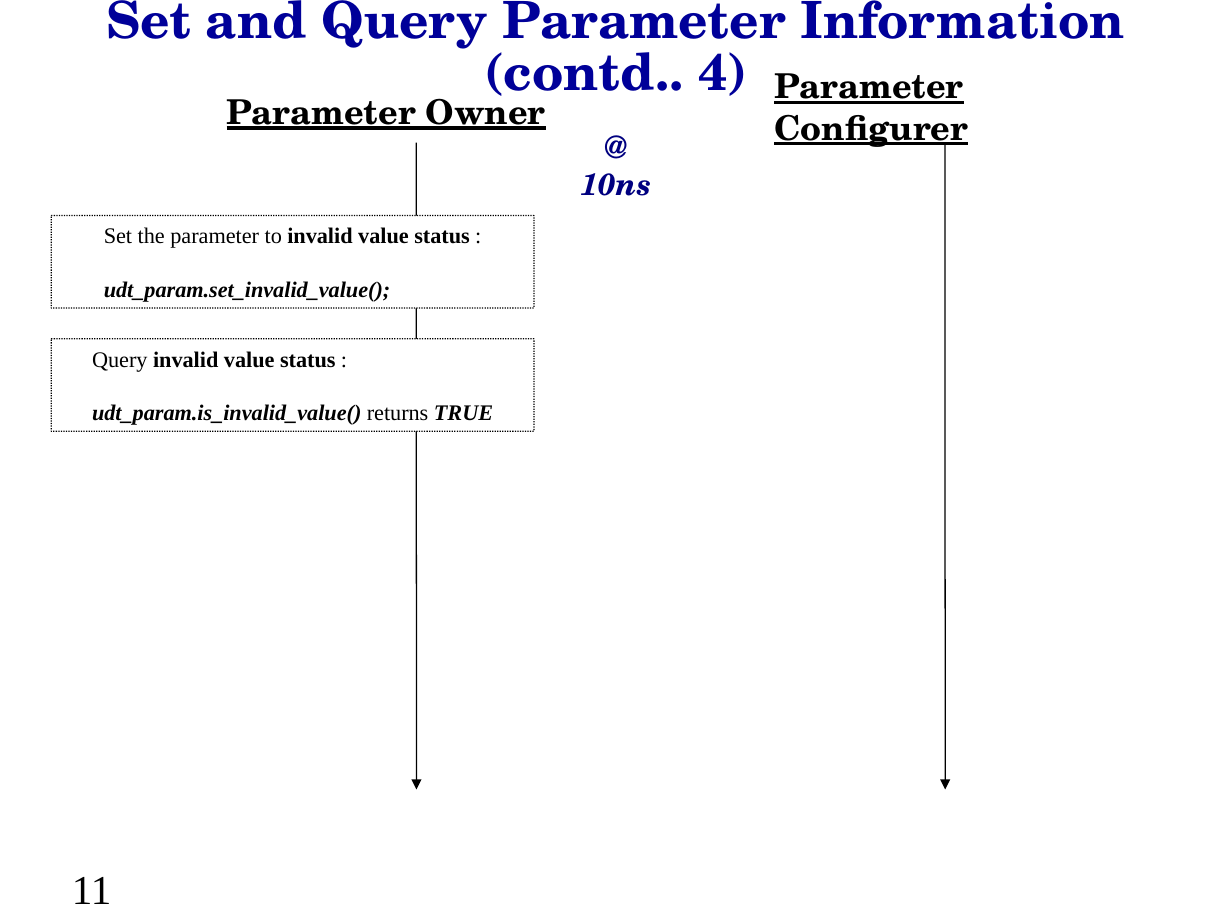
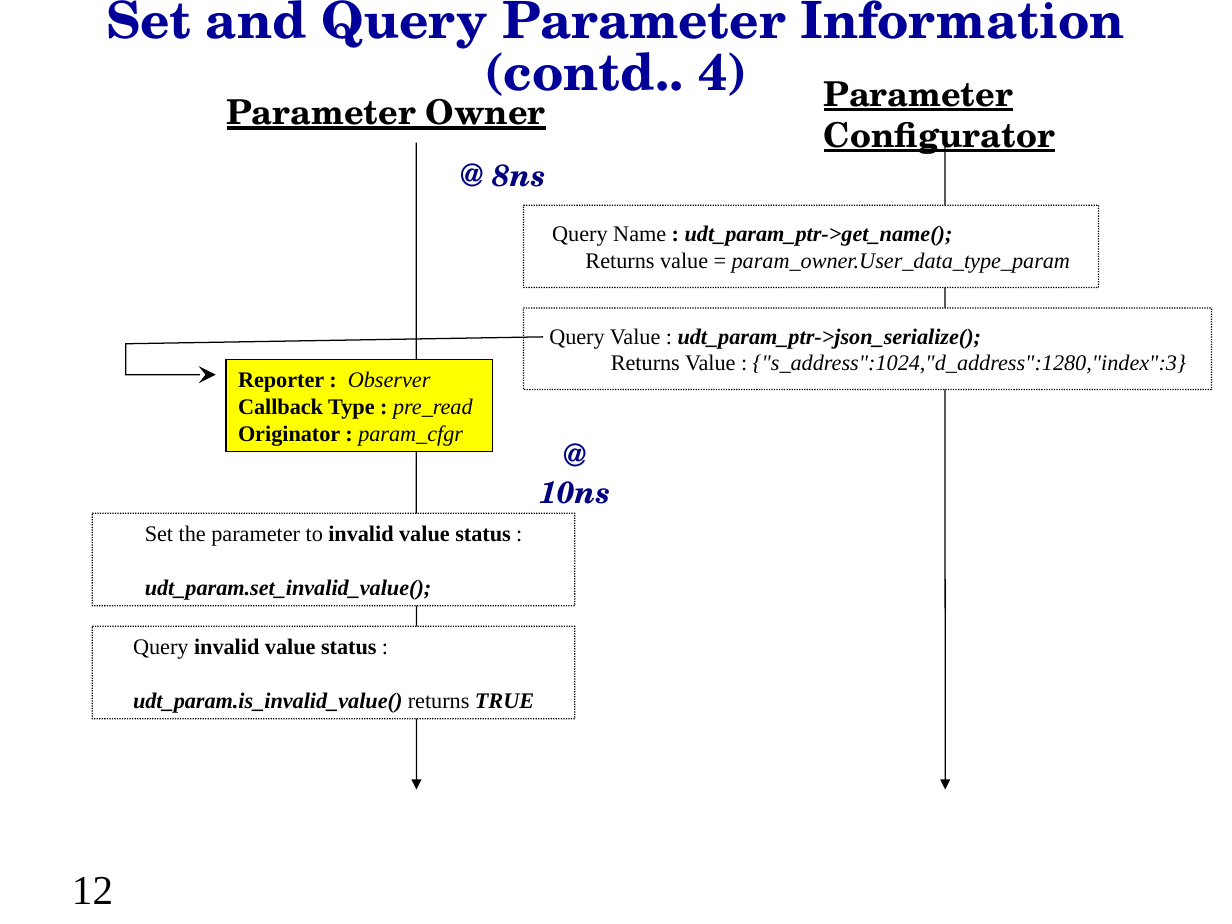
Before and after one commit to accellera-official/cci, a slide deck: slide 12 of examples/ex16_User_Defined_Data_Type/docs/ex16_User_Defined_Data_Type.ppt (slide 11 before the commit). Drawn at 1232x924 pixels with LibreOffice and Linux fonts; fonts in the diff are those of the drawing; background and template pictures are left out. Boxes give left, top, right and bottom in pixels: in the first picture for what was removed or moved away, otherwise in the second. Text is boxed around its words. In the diff, an @@ line names an element or a change of style, - is before the commit and + after.

```diff
--- a/examples/ex16_User_Defined_Data_Type/docs/ex16_User_Defined_Data_Type.ppt
+++ b/examples/ex16_User_Defined_Data_Type/docs/ex16_User_Defined_Data_Type.ppt
@@ text at (824,81,1055,159): text changed @@
-Parameter Configurer
+Parameter Configurator
@@ text added at (492,164,546,187), 18 pt, text #000080, bold, italic @@
+@ 8ns
@@ rounded rectangle added at (524,206,1099,288), fill #FFFFFF, outline #000000 0.74 pt dashed, 13 pt, text #000000, italic @@
+Query Name : udt_param_ptr->get_name();
+Returns value = param_owner.User_data_type_param
@@ rounded rectangle added at (524,308,1211,389), fill #FFFFFF, outline #000000 0.74 pt dashed, 13 pt, text #000000, italic @@
+Query Value : udt_param_ptr->json_serialize();
+Returns Value : {"s_address":1024,"d_address":1280,"index":3}
@@ freeform shape added at (225,360,493,452), fill #FFFF00, outline #000000 0.74 pt, 13 pt, text #000000, bold @@
+Reporter : Observer
+Callback Type : pre_read
+Originator : param_cfgr
@@ text "@ 10ns" rewrapped from (580,173,651,196) to (539,481,610,513) @@
@@ rounded rectangle "Set the parameter to invalid ...": place and size @@
-rounded rectangle "Set the parameter to invalid ..." at (52,216,535,308)
+rounded rectangle "Set the parameter to invalid ..." at (92,514,575,606)
@@ rounded rectangle "Query invalid value status :": place and size @@
-rounded rectangle "Query invalid value status :" at (52,339,535,431)
+rounded rectangle "Query invalid value status :" at (92,626,575,718)
@@ page number at (72,876,113,904): text changed @@
-11
+12
```
Also in this commit, not shown: 9 other slides changed, 4 slides added, 1 slide removed, 35 other files.
